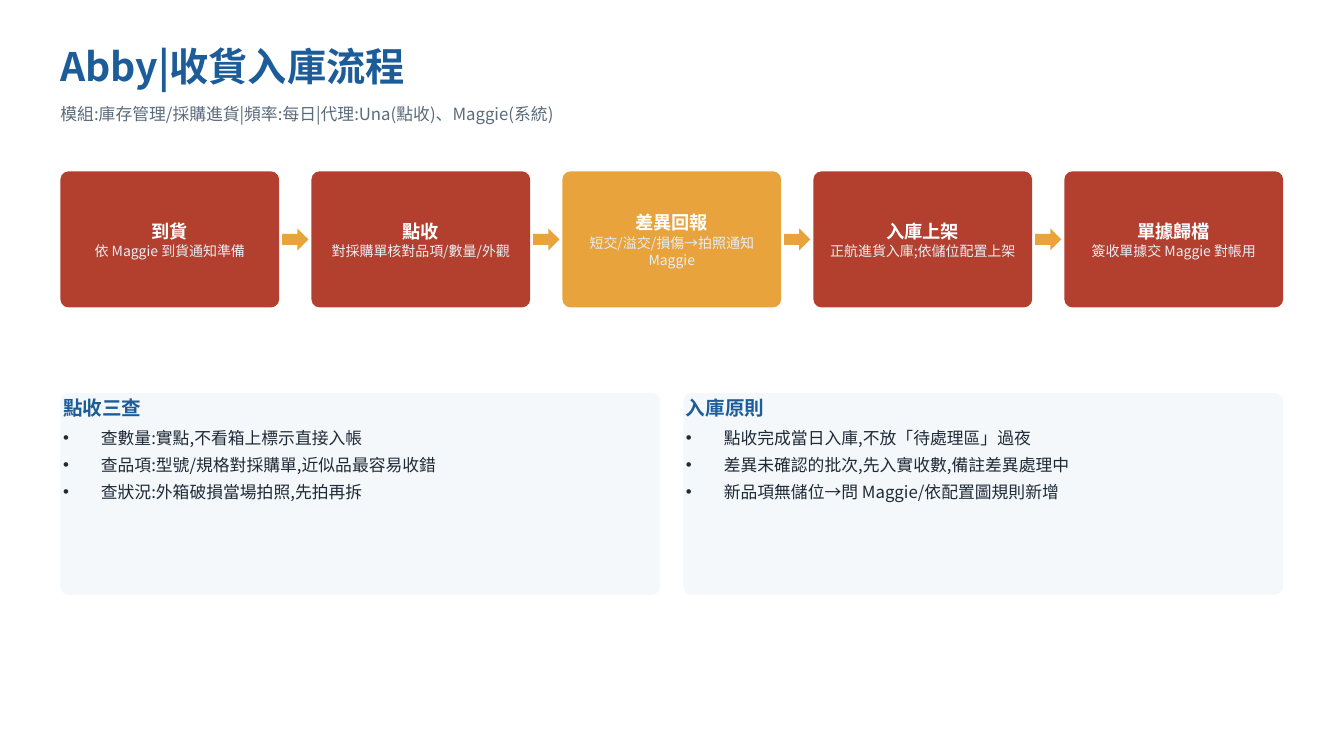
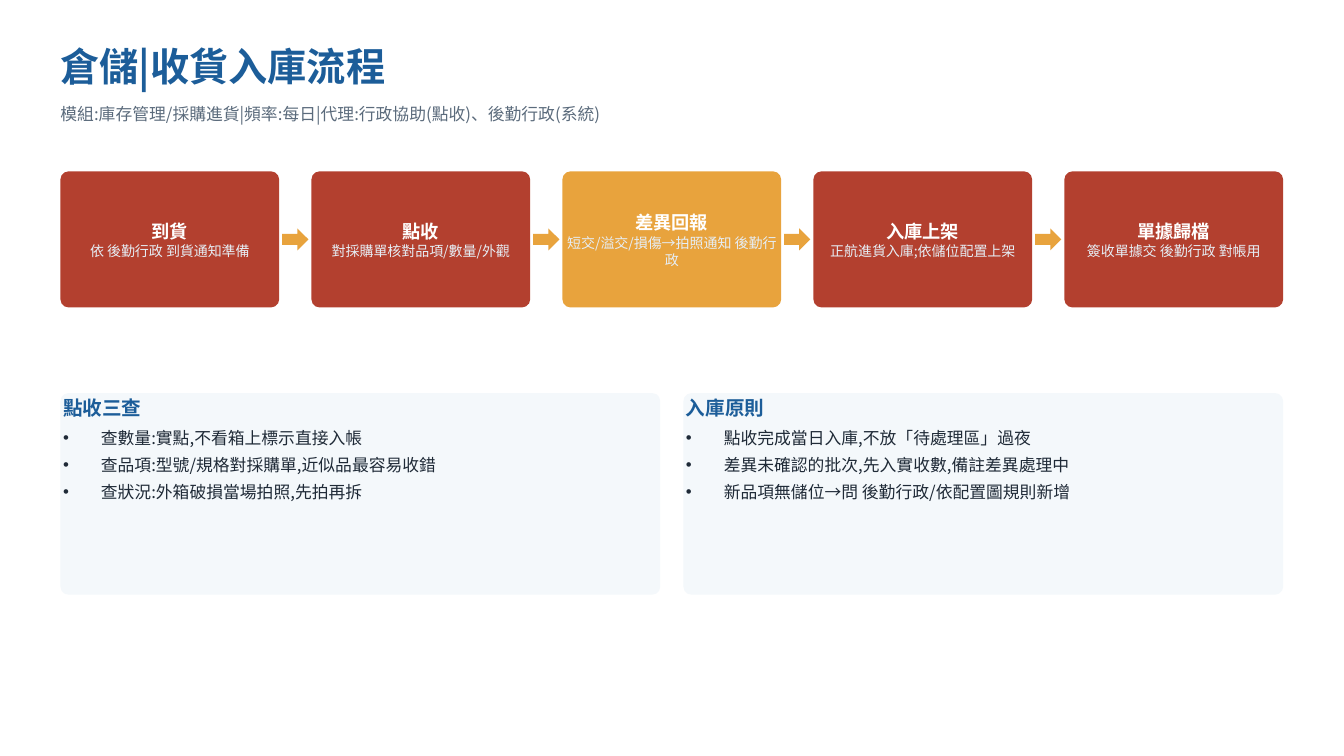
Before and after one commit to Lycander168/FrankAie-hub, a slide deck: slide 8 of docs/hr/chi-erp-workflow.pptx. Drawn at 1344x756 pixels with LibreOffice and Linux fonts; fonts in the diff are those of the drawing. Boxes give left, top, right and bottom in pixels: in the first picture for what was removed or moved away, otherwise in the second. Text is boxed around its words. In the diff, an @@ line names an element or a change of style, - is before the commit and + after.

```diff
--- a/docs/hr/chi-erp-workflow.pptx
+++ b/docs/hr/chi-erp-workflow.pptx
@@ text at bbox=[60, 47, 385, 92]: text changed @@
-Abby|收貨入庫流程
+倉儲|收貨入庫流程
@@ text at bbox=[60, 106, 600, 125]: text changed @@
-模組:庫存管理/採購進貨|頻率:每日|代理:Una(點收)、Maggie(系統)
+模組:庫存管理/採購進貨|頻率:每日|代理:行政協助(點收)、後勤行政(系統)
@@ text in rounded rectangle at bbox=[567, 236, 777, 266]: text changed @@
-短交/溢交/損傷→拍照通知 Maggie
+短交/溢交/損傷→拍照通知 後勤行政
@@ text in rounded rectangle at bbox=[90, 244, 250, 257]: text changed @@
-依 Maggie 到貨通知準備
+依 後勤行政 到貨通知準備
@@ text in rounded rectangle at bbox=[1087, 244, 1261, 257]: text changed @@
-簽收單據交 Maggie 對帳用
+簽收單據交 後勤行政 對帳用
@@ text in rounded rectangle at bbox=[724, 484, 1070, 501]: text changed @@
-• 新品項無儲位→問 Maggie/依配置圖規則新增
+• 新品項無儲位→問 後勤行政/依配置圖規則新增
```
Also in this commit, not shown: 12 other slides changed, 1 other file.
